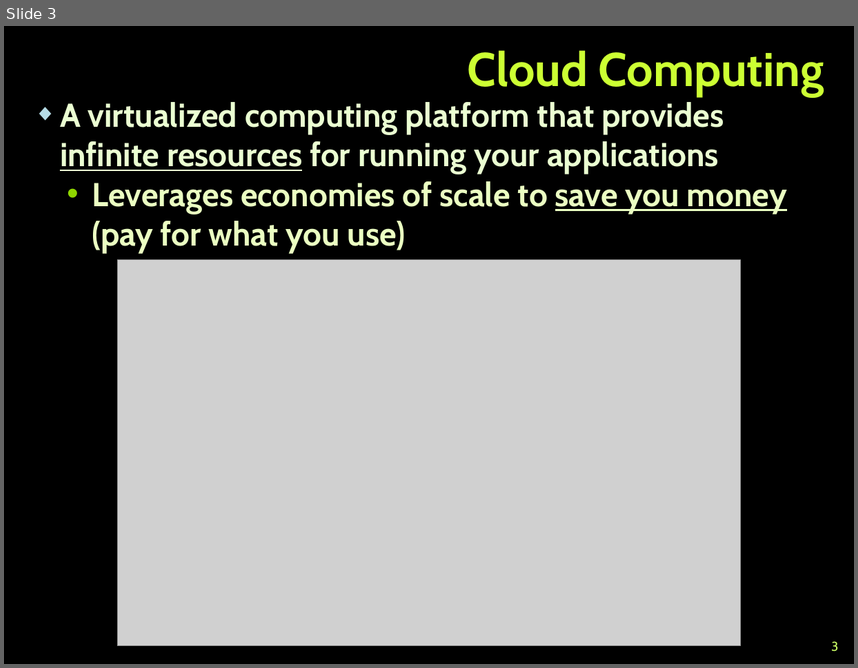
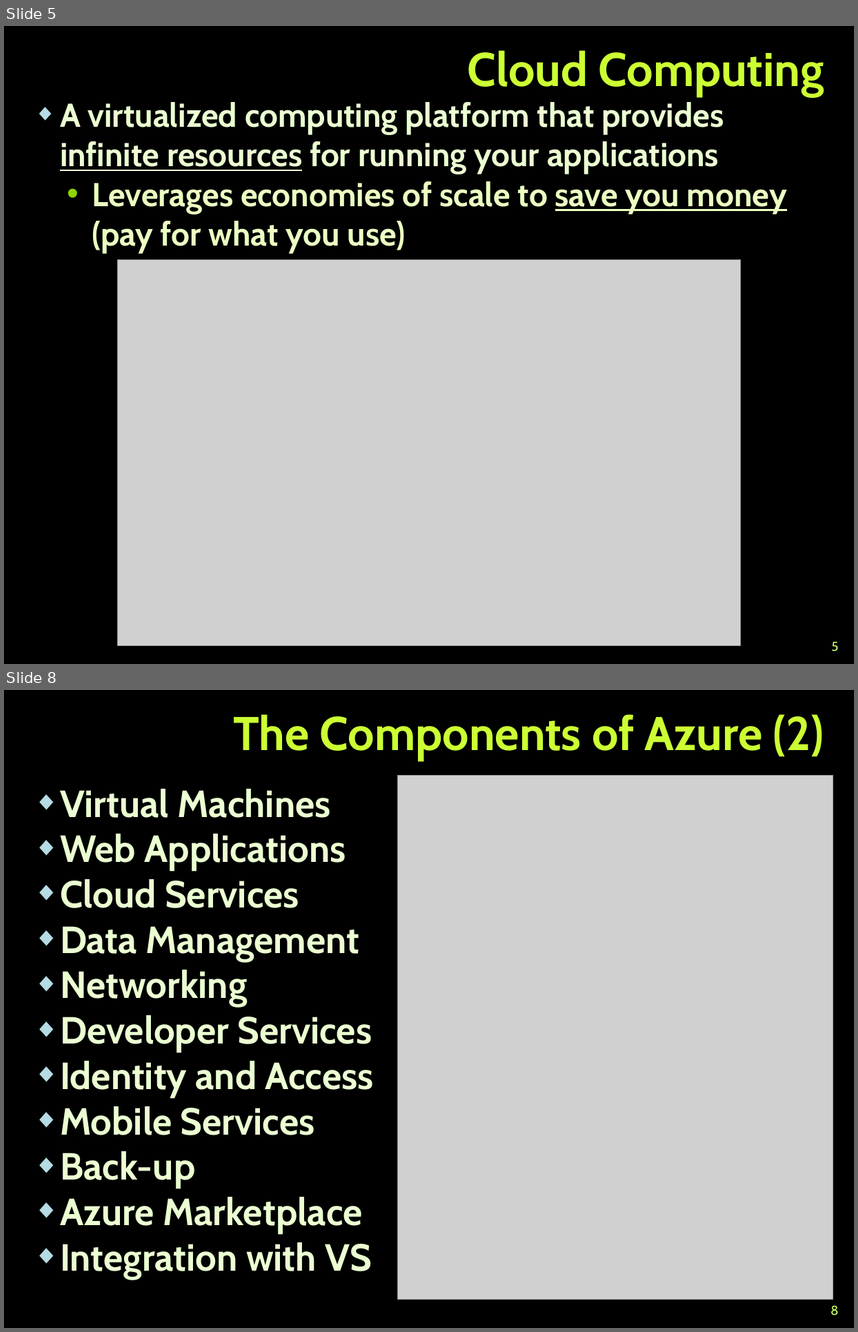
Before and after one commit to TelerikAcademy/Web-Services-and-Cloud, a slide deck: 09. Intro-to-Azure/Intro-to-Azure.pptx. Shown one above the other, each under a label of ours: slide 3 before the commit, slides 5 and 8 after it; the slides between them are not shown. The pictures are 858x668 and 858x1332 pixels, drawn with LibreOffice and Linux fonts; fonts in the diff are those of the drawing; grey boxes stand for pictures; background and template pictures are left out. Boxes give left, top, right and bottom in pixels: in the first picture for what was removed or moved away, otherwise in the second. Text is boxed around its words. In the diff, an @@ line names an element or a change of style, - is before the commit and + after.

Commit message:
Work on Intro-to-Azure.pptx

```diff
--- a/09. Intro-to-Azure/Intro-to-Azure.pptx
+++ b/09. Intro-to-Azure/Intro-to-Azure.pptx
@@ slide 8 added at bbox=[4, 690, 854, 1328], background picture (left out) @@
@@ title added at bbox=[233, 714, 824, 760], 40 pt, text #CCFF33, bold @@
+The Components of Azure (2)
@@ text added at bbox=[60, 789, 374, 1279], 32 pt, text #EBFFD2, bold @@
+◆ Virtual Machines
+◆ Web Applications
+◆ Cloud Services
+◆ Data Management
+◆ Networking
+◆ Developer Services
+◆ Identity and Access
+◆ Mobile Services
+◆ Back-up
+◆ Azure Marketplace
+◆ Integration with VS
@@ picture added at bbox=[397, 775, 833, 1299] @@
@@ page number added at bbox=[831, 1305, 838, 1315], 11 pt, text #CCFF66 @@
+8
@@ what was slide 3 is now slide 5 @@
@@ page number at bbox=[831, 641, 838, 651]: text changed @@
-3
+5
```
Also in this commit, not shown: 8 slides changed, 7 other slides added, 4 slides removed.
